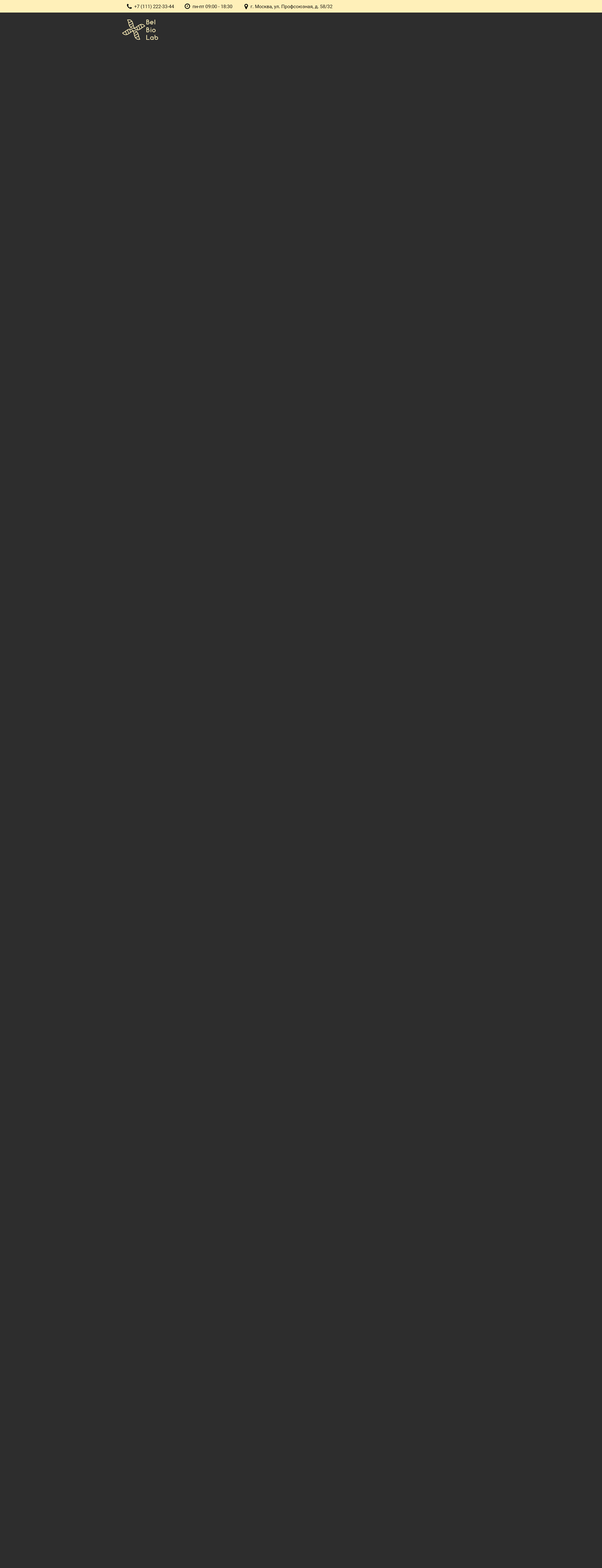
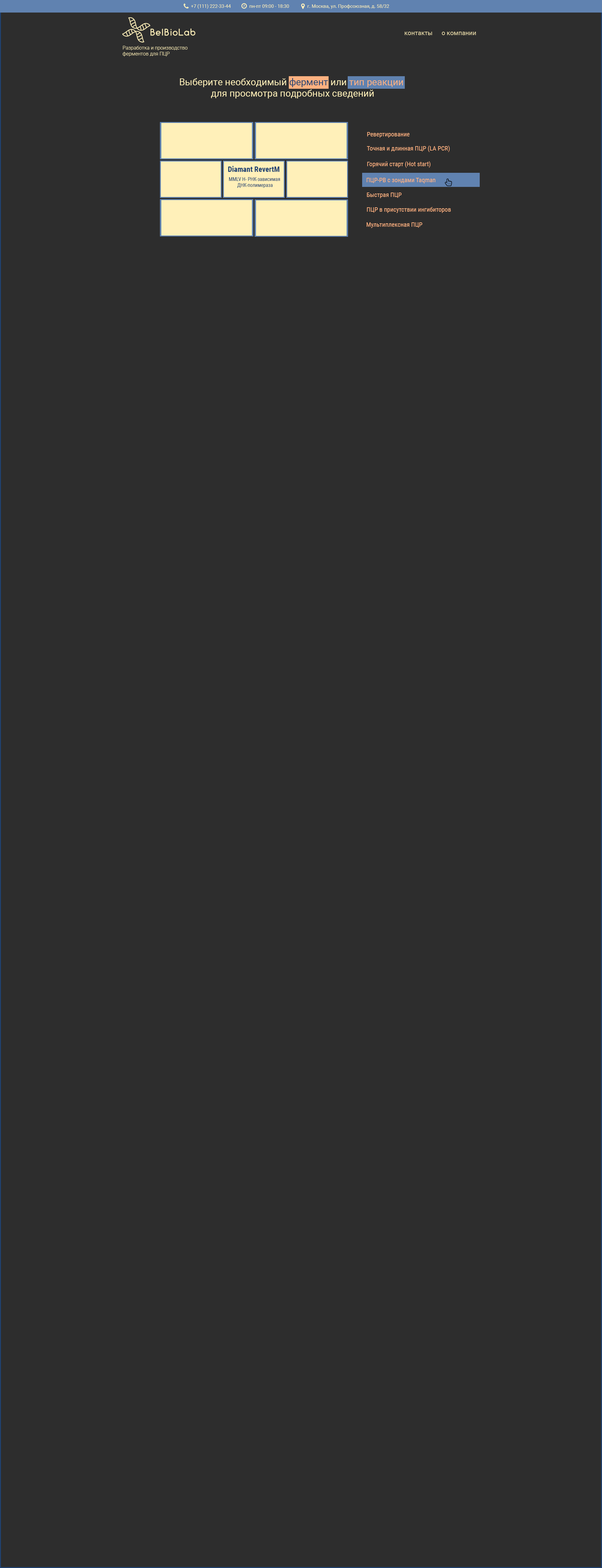
Layer changes from the first 602x1568 image to the second:
added layer "card7" above "card6" over [159, 199, 254, 237]
added layer "card6" above "card5" over [254, 199, 349, 237]
added layer "card5" above "card4" over [254, 121, 349, 160]
added layer "card4" above "card1" over [159, 121, 254, 160]
added layer "card1" above "MMLV H- РНК-зависимая ДНК-полимераза" over [159, 160, 222, 198]
added layer "MMLV H- РНК-зависимая ДНК-полимераза" above "Diamant RevertM" over [228, 177, 281, 188]
added layer "card2" above "card3" over [222, 160, 285, 198]
added layer "card3" above "main-header" over [286, 160, 349, 198]
added layer "main-header" above "Слой 2" over [180, 78, 403, 99]
added layer "Слой 2" above "Слой 1" over [347, 76, 405, 89]
added layer "Слой 1" above "reaction-types" over [288, 76, 329, 89]
added group "reaction-types" with 9 layers above "header" over [362, 132, 480, 228]
added layer "Точная и длинная ПЦР (LA PCR)" in group "reaction-types" over [366, 145, 451, 153]
added layer "ПЦР-РВ с зондами Taqman" in group "reaction-types" over [366, 177, 436, 184]
added layer "ПЦР в присутствии ингибиторов" in group "reaction-types" over [366, 206, 451, 213]
added layer "hover-bg" in group "reaction-types" over [362, 172, 480, 187]
added group "top-contacts" (1st of 2, in "header") with 7 layers in group "header" over [0, 0, 602, 13]
moved "+7 (111) 222-33-44" into group "top-contacts", painted on it over [134, 4, 231, 10]
moved "пн-пт 09:00 - 18:30" into group "top-contacts", painted on it over [192, 4, 290, 9]
moved "г. Москва, ул. Профсоюзная, д. 58/32" into group "top-contacts", painted on it over [250, 4, 390, 10]
moved "top-contacts" (2nd of 2, in "header" › "top-contacts") into group "top-contacts" over [0, 0, 602, 13]
painted on "logo" over [122, 17, 196, 43]
added layer "slogan" in group "header" over [122, 45, 188, 57]
painted on "bg" over [0, 0, 602, 1568]
…and 11 more changes (8 added, 3 painted, 3 stack)
